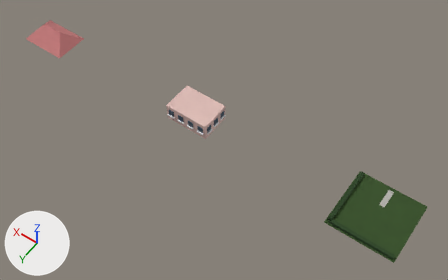
The Blender file objects/VanillaReplacements/Building/BLDHOU14/OG_BLDHOU14.blend, before and after one commit.
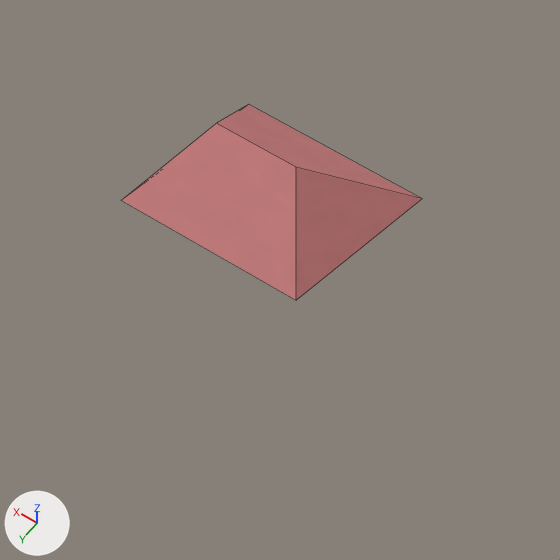
The first picture shows the older version from a camera (50 mm lens) standing at (-8.9, 48.7, 74.0) and looking at (25.3, 0.7, -1.4). The close-ups show the older and then the newer version on the part from 0% to 25% of the width and 0% to 39% of the height of that picture. Only the edits that show in the close-ups are written down. The axes (+X, +Y, +Z) are drawn at lower left. The lights are the same throughout. The close-ups show mesh edges as thin lines.

In view in the first close-up: 'hip'.
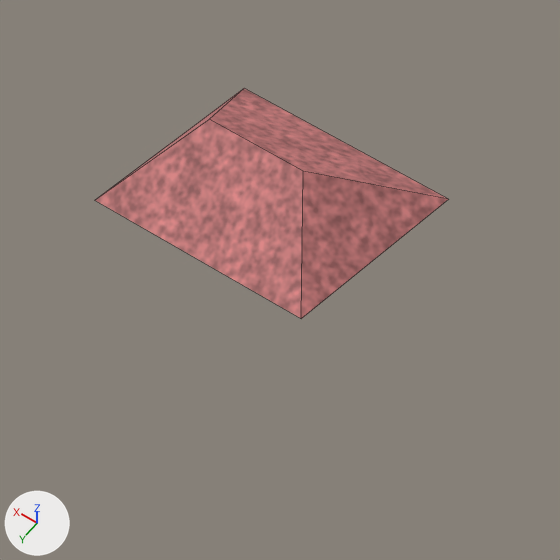
Where the newer file only moved an object's origin or applied its transform, the numbers keep the older frame.

Boxes (x1, y1, x2, y2) around the edits, measured in the close-ups (560 x 560 px):
'hip', rescaled (18% wider, 18% taller): before (121, 104, 421, 300); after (95, 88, 448, 319)

Edits to the bpy script that builds the scene:
```text
Change mat_company_color_1_company:
    remove # nodes: BsdfPrincipled, MixRGB, OutputMaterial, TexNoise, ValToRGB
    remove # colours: pink #cb7c7c, light grey #cbcbcb, white #ffffff
    nodes: BsdfPrincipled, MixRGB x3, OutputMaterial, TexCoord, TexNoise x3, ValToRGB x3
    colours: pink #cb7c7c, light grey #cbcbcb, white #ffffff, light grey #c8c8c8, white #e9e9e9
Change me_hip:
    used by ob_hip; parent = ob_part2; location = (0.0, 0.0, 0.0)
    remove me_hip.from_pydata(...)  # 6 vertices, 5 faces; spans x -4.09..4.09, y -2.46..3.48, z 0.0..2.42
    add me_hip.from_pydata(...)  # 6 vertices, 5 faces; spans x -4.83..4.83, y -2.97..3.99, z 0.0..2.42
    me_hip part 1: the whole mesh is scaled about its middle by (1.18, 1.17, 1)
```
